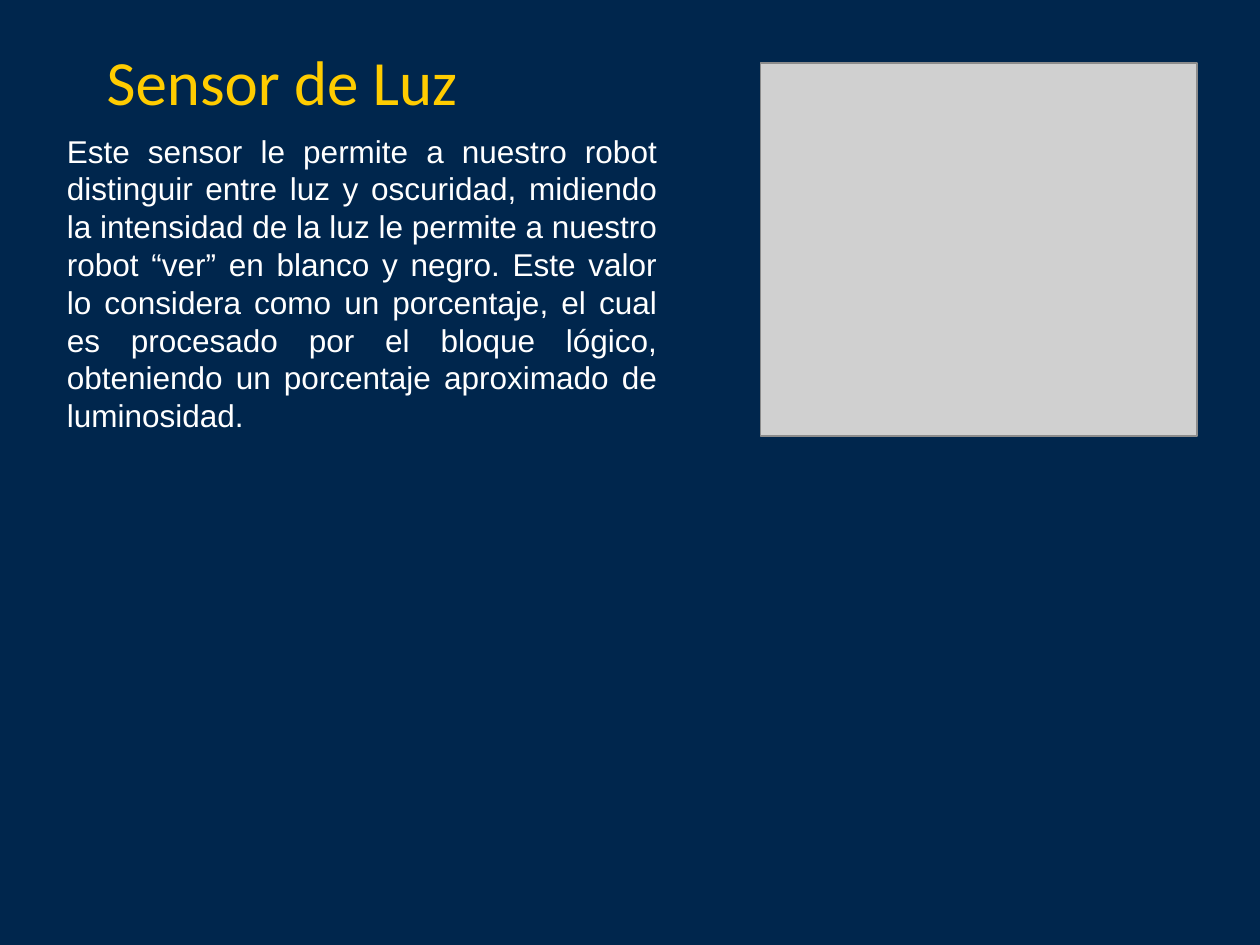
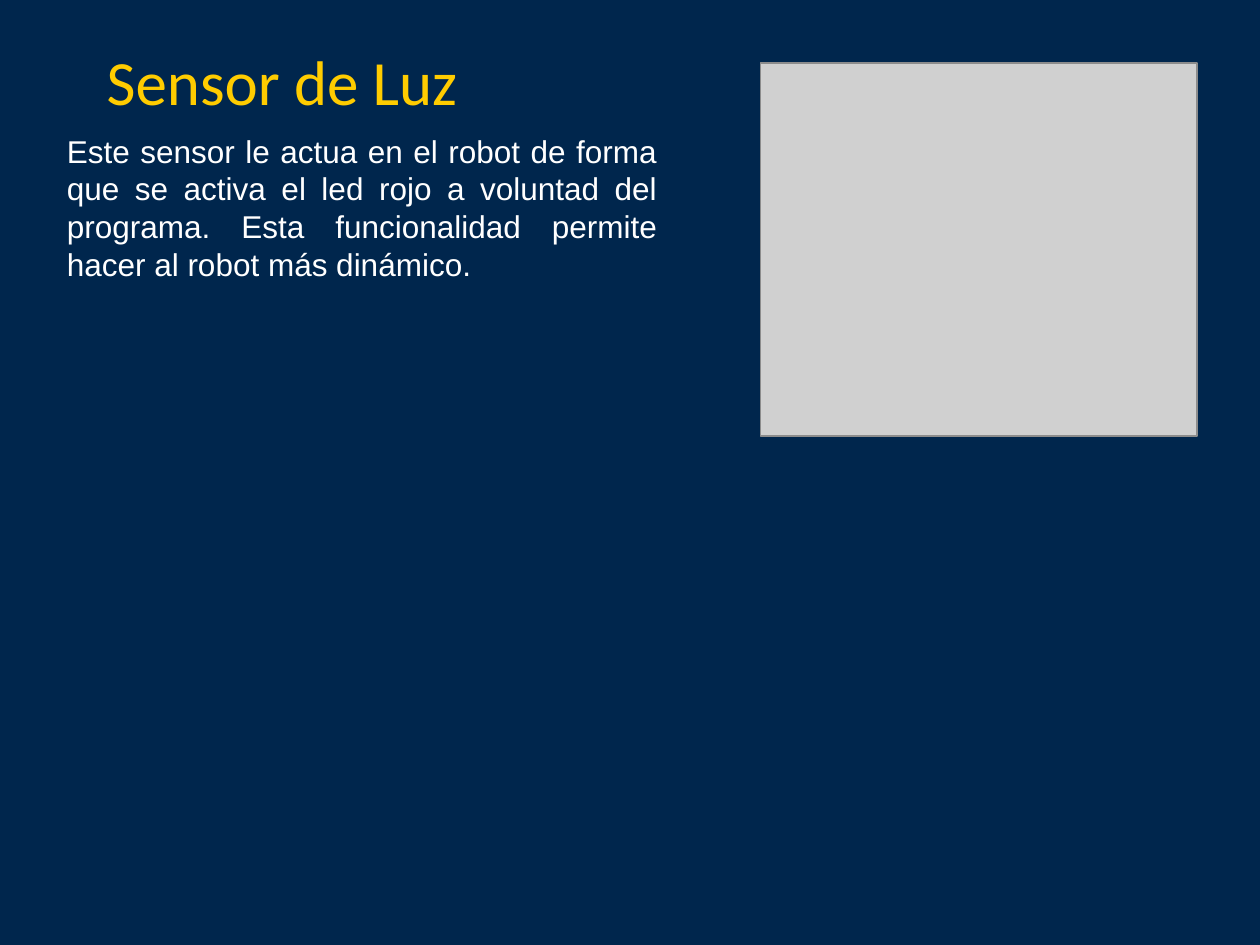
Before and after one commit to jabrena/cre2010, a slide deck: slide 3 of COMPETICIONES/ROBOCUPJR/docs/posters/dance2.ppt. Drawn at 1260x945 pixels with LibreOffice and Linux fonts; fonts in the diff are those of the drawing; grey boxes stand for pictures. Boxes give left, top, right and bottom in pixels: in the first picture for what was removed or moved away, otherwise in the second. Text is boxed around its words. In the diff, an @@ line names an element or a change of style, - is before the commit and + after.

Commit message:
Mejorando la descripcion del sensor de luz

```diff
--- a/COMPETICIONES/ROBOCUPJR/docs/posters/dance2.ppt
+++ b/COMPETICIONES/ROBOCUPJR/docs/posters/dance2.ppt
@@ text removed at (67,140,657,428) @@
-Este sensor le permite a nuestro robot distinguir entre luz y oscuridad, midiendo la intensidad de la luz le permite a nuestro robot “ver” en blanco y negro. Este valor lo considera como un porcentaje, el cual es procesado por el bloque lógico, obteniendo un porcentaje aproximado de luminosidad.
@@ text added at (67,140,657,277), 18 pt, text #FFFFFF @@
+Este sensor le actua en el robot de forma que se activa el led rojo a voluntad del programa. Esta funcionalidad permite hacer al robot más dinámico.
```
Also in this commit, not shown: 2 other slides changed, 1 slide added, 1 slide removed, 1 other file.
